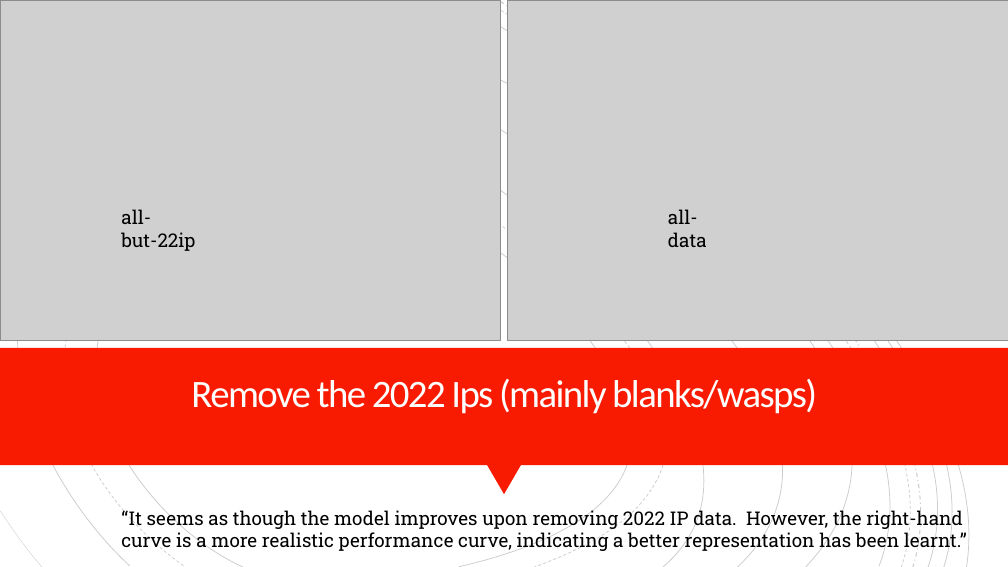
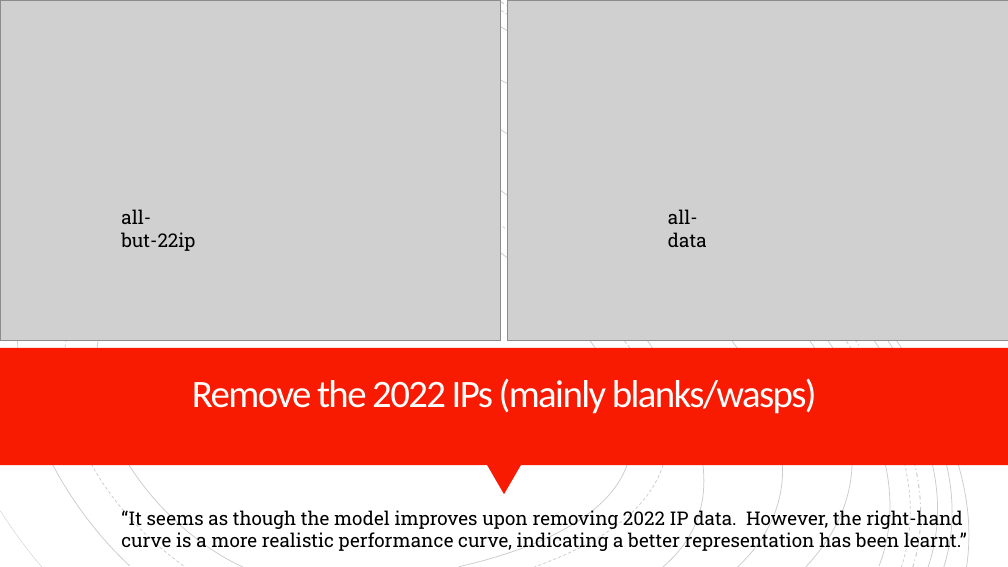
Before and after one commit to andrw3000/vespai, a slide deck: slide 14 of manuals/slides/slides-220912-results/VespAI-results.pptx. Drawn at 1008x567 pixels with LibreOffice and Linux fonts; fonts in the diff are those of the drawing; grey boxes stand for pictures. Boxes give left, top, right and bottom in pixels: in the first picture for what was removed or moved away, otherwise in the second. Text is boxed around its words. In the diff, an @@ line names an element or a change of style, - is before the commit and + after.

```diff
--- a/manuals/slides/slides-220912-results/VespAI-results.pptx
+++ b/manuals/slides/slides-220912-results/VespAI-results.pptx
@@ title at box(192, 378, 817, 414): text changed @@
-Remove the 2022 Ips (mainly blanks/wasps)
+Remove the 2022 IPs (mainly blanks/wasps)
```
Also in this commit, not shown: 3 other slides changed, 1 other file.
